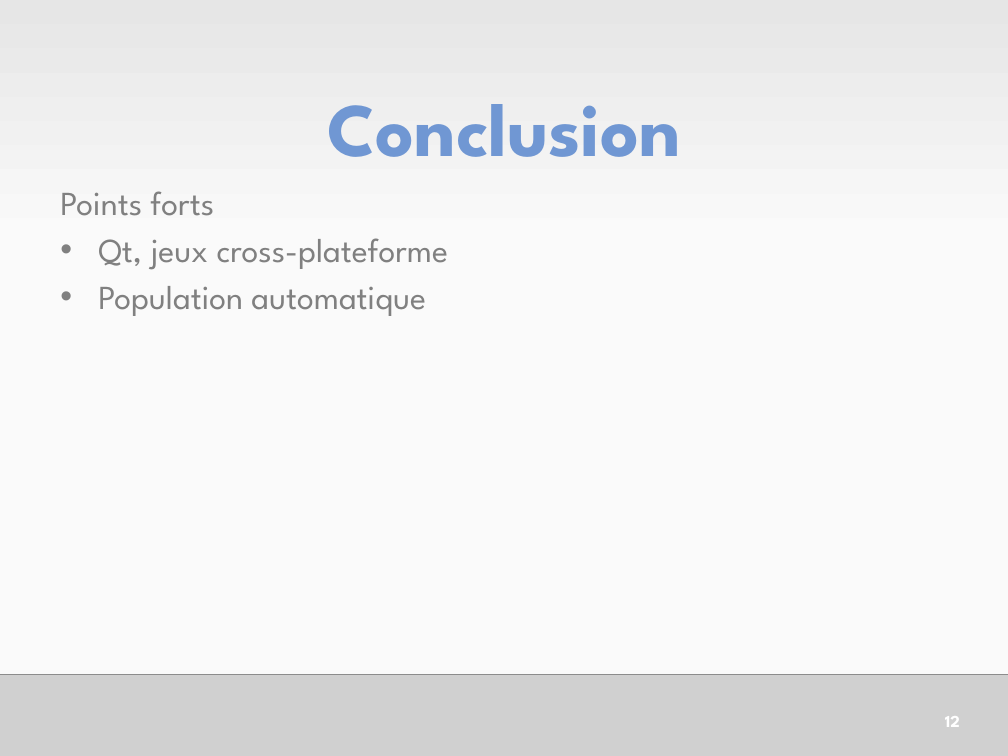
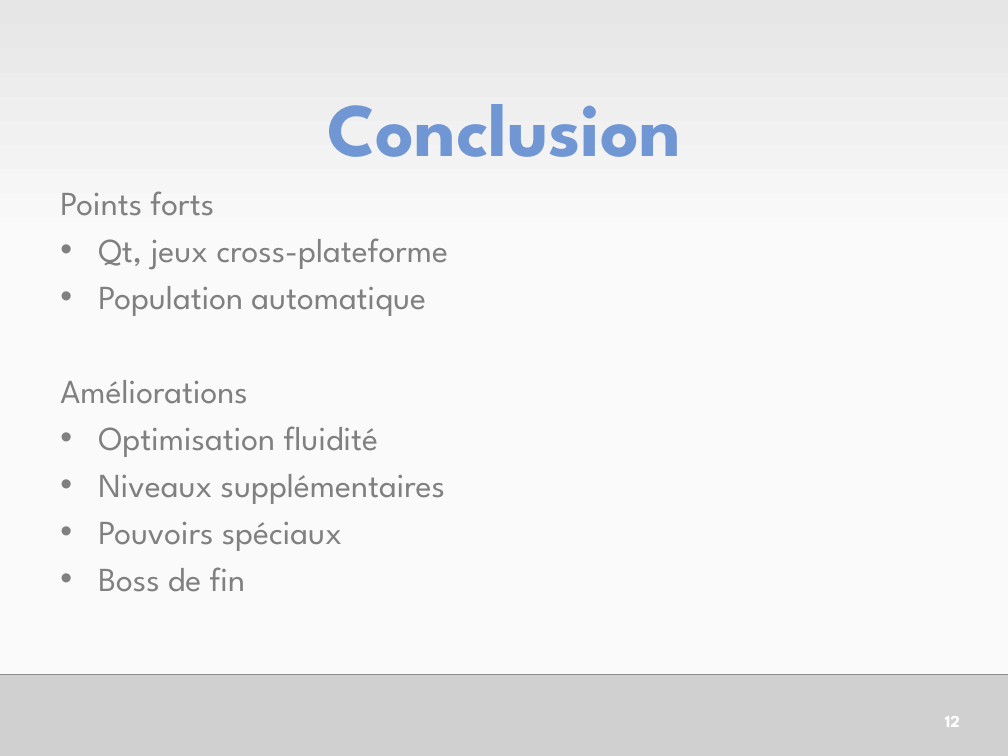
Before and after one commit to HE-ArcSurvivors/james-gouin-v1, a slide deck: slide 13 of Administration/JamesGouinSePresente.pptx. Drawn at 1008x756 pixels with LibreOffice and Linux fonts; fonts in the diff are those of the drawing; grey boxes stand for pictures. Boxes give left, top, right and bottom in pixels: in the first picture for what was removed or moved away, otherwise in the second. Text is boxed around its words. In the diff, an @@ line names an element or a change of style, - is before the commit and + after.

```diff
--- a/Administration/JamesGouinSePresente.pptx
+++ b/Administration/JamesGouinSePresente.pptx
@@ text at (60,380,445,592): paragraphs added @@
+Améliorations
+• Optimisation fluidité
+• Niveaux supplémentaires
+• Pouvoirs spéciaux
+• Boss de fin
```
Also in this commit, not shown: 3 other slides changed, 3 slides added, 2 slides removed, 1 other file.
